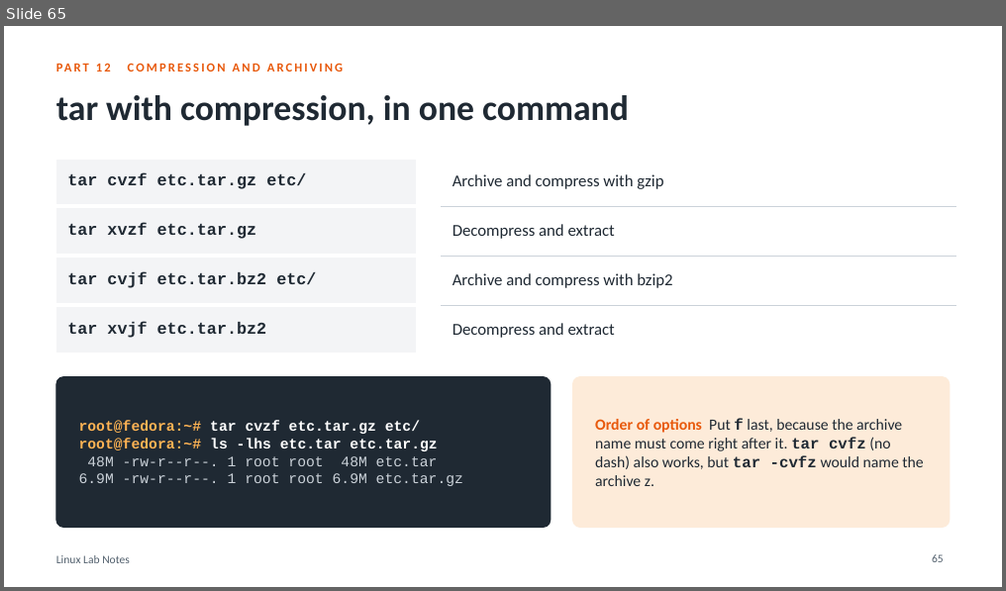
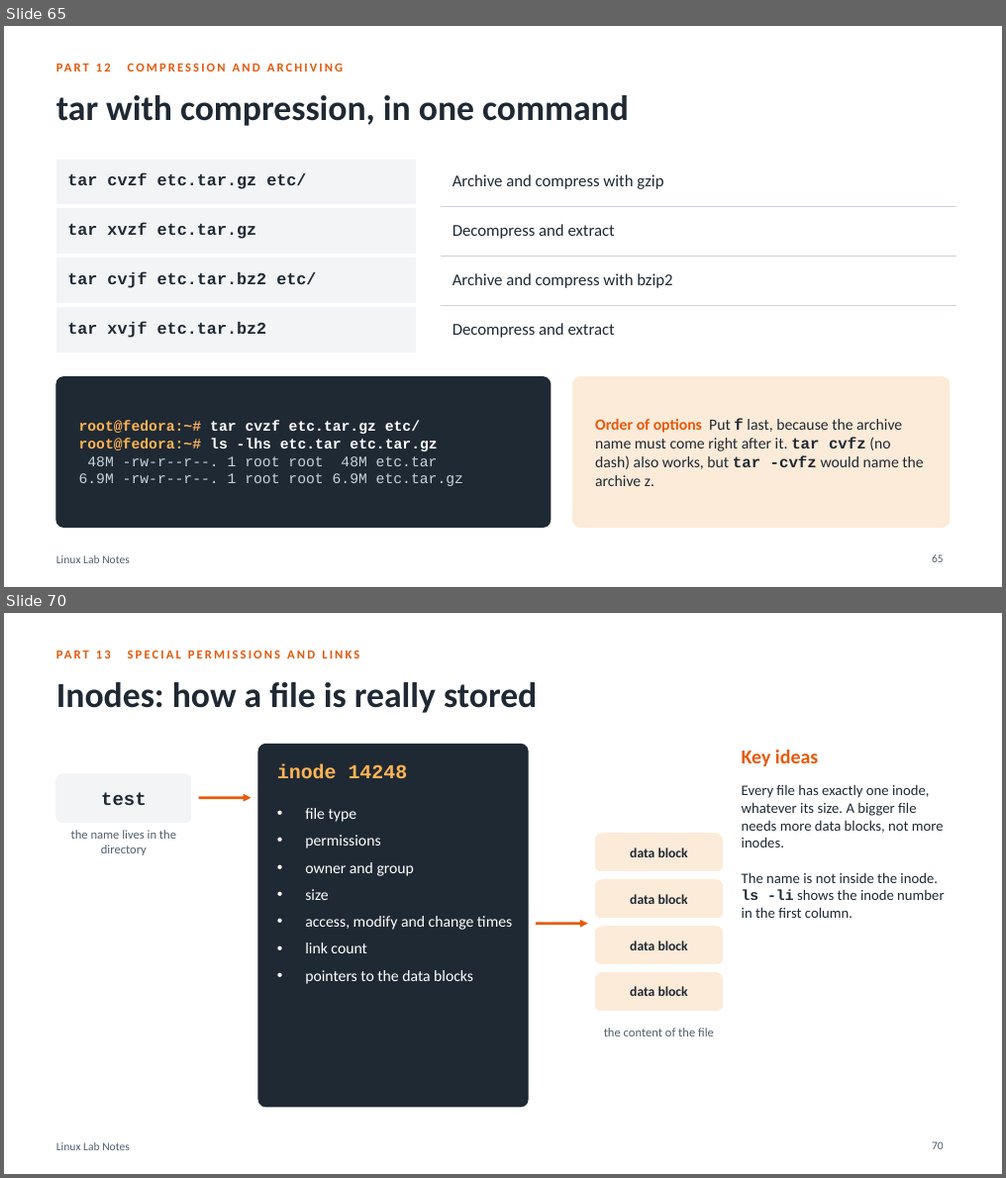
Before and after one commit to HamzaAlshafe/linux-lab-notes, a slide deck: Linux_Lab_Notes.pptx. Shown one above the other, each under a label of ours: slide 65 before the commit, slides 65 and 70 after it; the slides between them are not shown. The pictures are 1006x591 and 1006x1178 pixels, drawn with LibreOffice and Linux fonts; fonts in the diff are those of the drawing. Boxes give left, top, right and bottom in pixels: in the first picture for what was removed or moved away, otherwise in the second. Text is boxed around its words. In the diff, an @@ line names an element or a change of style, - is before the commit and + after.

Commit message:
Add special permissions, links and quiz 1

```diff
--- a/Linux_Lab_Notes.pptx
+++ b/Linux_Lab_Notes.pptx
@@ slide 70 added at <box>4,613,1002,1174</box>, background #FFFFFF; not listed: 1 template element that a slide beside it also shows @@
@@ text added at <box>128,650,359,659</box>, 12 pt, text #E8590C, bold @@
+PART 13 SPECIAL PERMISSIONS AND LINKS
@@ title added at <box>56,682,537,713</box>, 34 pt, text #1F2933, bold @@
+Inodes: how a file is really stored
@@ rounded rectangle added at <box>258,744,528,1107</box>, fill #1F2933, outline #1F2933 1 pt @@
@@ text added at <box>742,750,818,766</box>, 19 pt, text #E8590C, bold @@
+Key ideas
@@ rounded rectangle added at <box>56,774,191,823</box>, fill #F3F4F6, outline #F3F4F6 0.75 pt, 18 pt, text #1F2933, bold @@
+test
@@ text added at <box>277,764,408,779</box>, 19 pt, text #FFB454, bold @@
+inode 14248
@@ text added at <box>742,784,944,918</box>, 14 pt, text #1F2933 @@
+Every file has exactly one inode, whatever its size. A bigger file needs more data blocks, not more inodes.
+The name is not inside the inode.
+ls -li shows the inode number in the first column.
@@ arrow added from (199, 798) to (252, 798), #E8590C 2.5 pt @@
@@ text added at <box>305,808,512,984</box>, 15 pt, text #FFFFFF @@
+• file type
+• permissions
+• owner and group
+• size
+• access, modify and change times
+• link count
+• pointers to the data blocks
@@ text added at <box>71,830,176,856</box>, 12 pt, text #52606D @@
+the name lives in the directory
@@ rounded rectangle added at <box>595,834,723,871</box>, fill #FDEBD9, outline #FDEBD9 0.75 pt, 13 pt, text #1F2933, bold @@
+data block
@@ rounded rectangle added at <box>595,880,723,918</box>, fill #FDEBD9, outline #FDEBD9 0.75 pt, 13 pt, text #1F2933, bold @@
+data block
@@ arrow added from (536, 924) to (588, 924), #E8590C 2.5 pt @@
@@ rounded rectangle added at <box>595,927,723,964</box>, fill #FDEBD9, outline #FDEBD9 0.75 pt, 13 pt, text #1F2933, bold @@
+data block
@@ rounded rectangle added at <box>595,973,723,1011</box>, fill #FDEBD9, outline #FDEBD9 0.75 pt, 13 pt, text #1F2933, bold @@
+data block
@@ text added at <box>604,1028,714,1037</box>, 12 pt, text #52606D @@
+the content of the file
@@ page number added at <box>932,1142,944,1150</box>, 11 pt, text #52606D @@
+70
```
Also in this commit, not shown: 8 slides changed, 12 other slides added, 1 other file.
